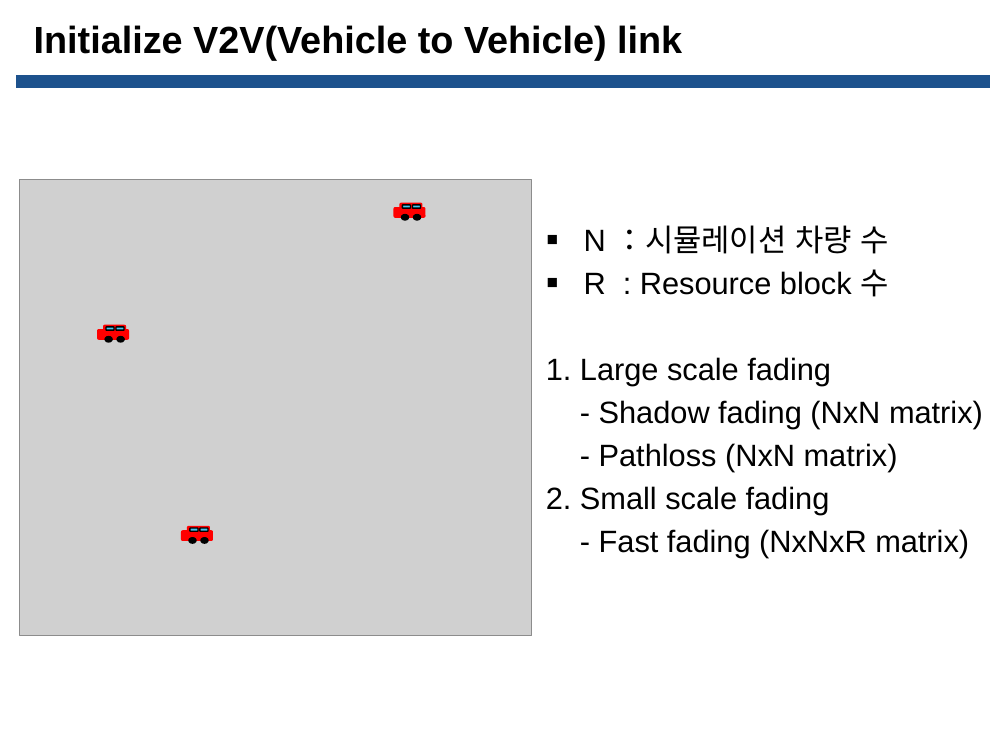
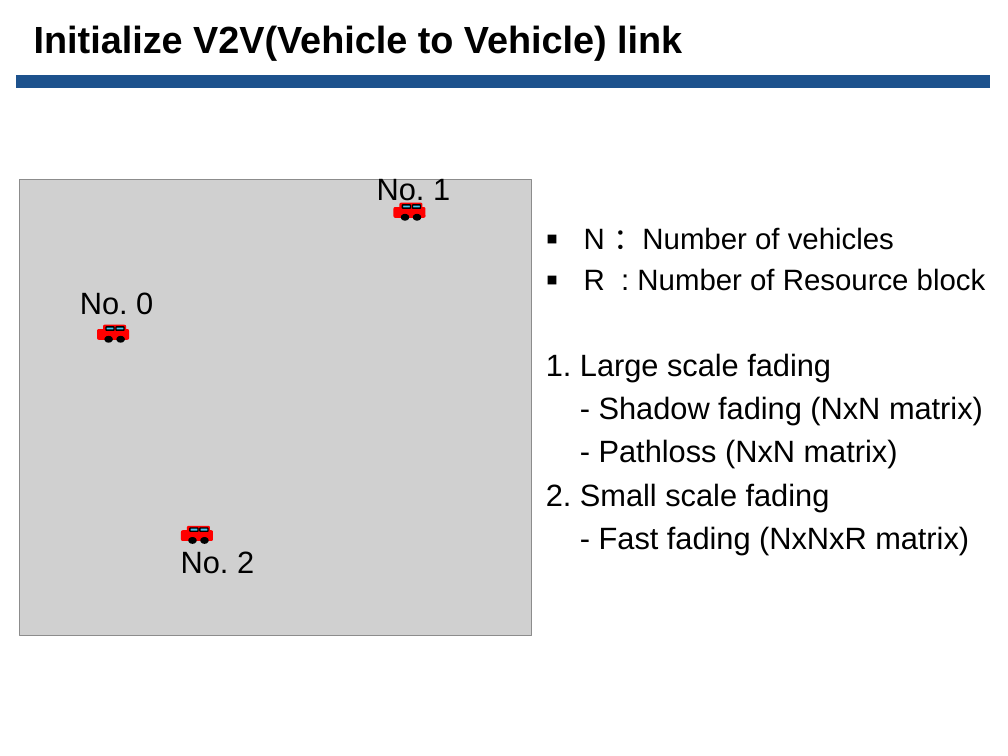
Before and after one commit to Donghee123/MS, a slide deck: slide 11 of V2V DQN Study/C-V2X 3GPP Release 14 채널 시뮬레이션 ppt/20210915_C-V2X 3GPP Release 14 채널 시뮬레이션_한동희_발표자료.pptx. Drawn at 1008x756 pixels with LibreOffice and Linux fonts; fonts in the diff are those of the drawing; grey boxes stand for pictures; background and template pictures are left out. Boxes give left, top, right and bottom in pixels: in the first picture for what was removed or moved away, otherwise in the second. Text is boxed around its words. In the diff, an @@ line names an element or a change of style, - is before the commit and + after.

```diff
--- a/V2V DQN Study/C-V2X 3GPP Release 14 채널 시뮬레이션 ppt/20210915_C-V2X 3GPP Release 14 채널 시뮬레이션_한동희_발표자료.pptx
+++ b/V2V DQN Study/C-V2X 3GPP Release 14 채널 시뮬레이션 ppt/20210915_C-V2X 3GPP Release 14 채널 시뮬레이션_한동희_발표자료.pptx
@@ text added at [377,176,450,206], 22 pt, text #000000 @@
+No. 1
@@ text at [584,227,986,291]: text changed; size 22 to 21 pt @@
-▪ N ：시뮬레이션 차량 수
-▪ R : Resource block 수
+▪ N ：Number of vehicles
+▪ R : Number of Resource block
@@ text added at [80,292,153,315], 22 pt, text #000000 @@
+No. 0
@@ text added at [181,551,254,574], 22 pt, text #000000 @@
+No. 2
```
Also in this commit, not shown: 5 other slides changed, 10 slides added, 1 other file.
